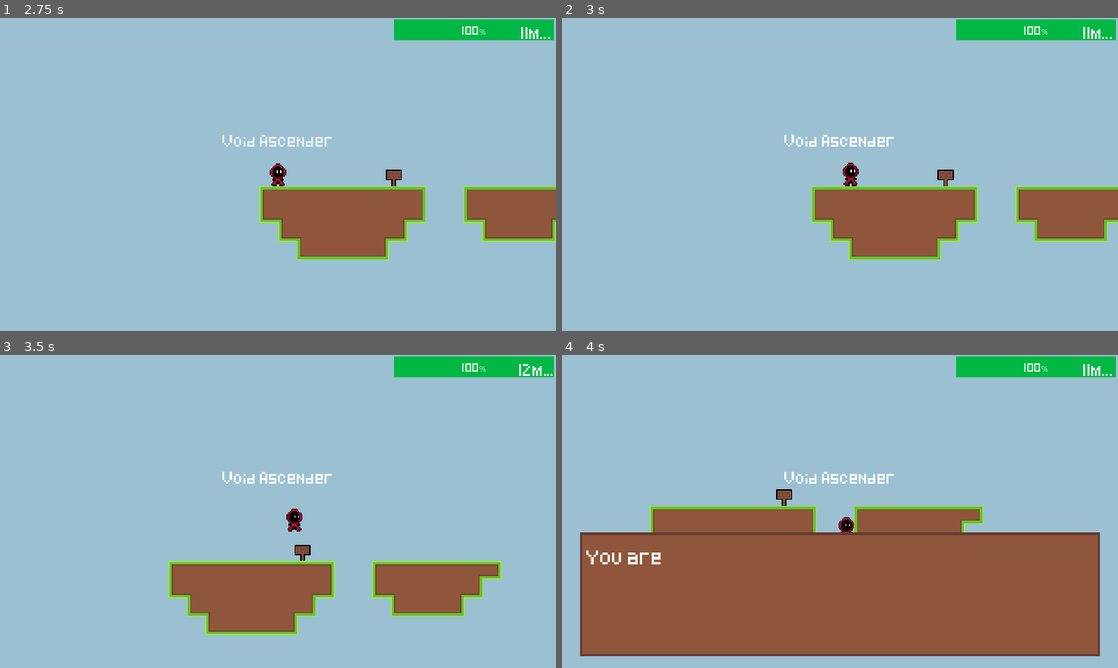
Above: before the commit, frames 1-4 (two rows, left to right).
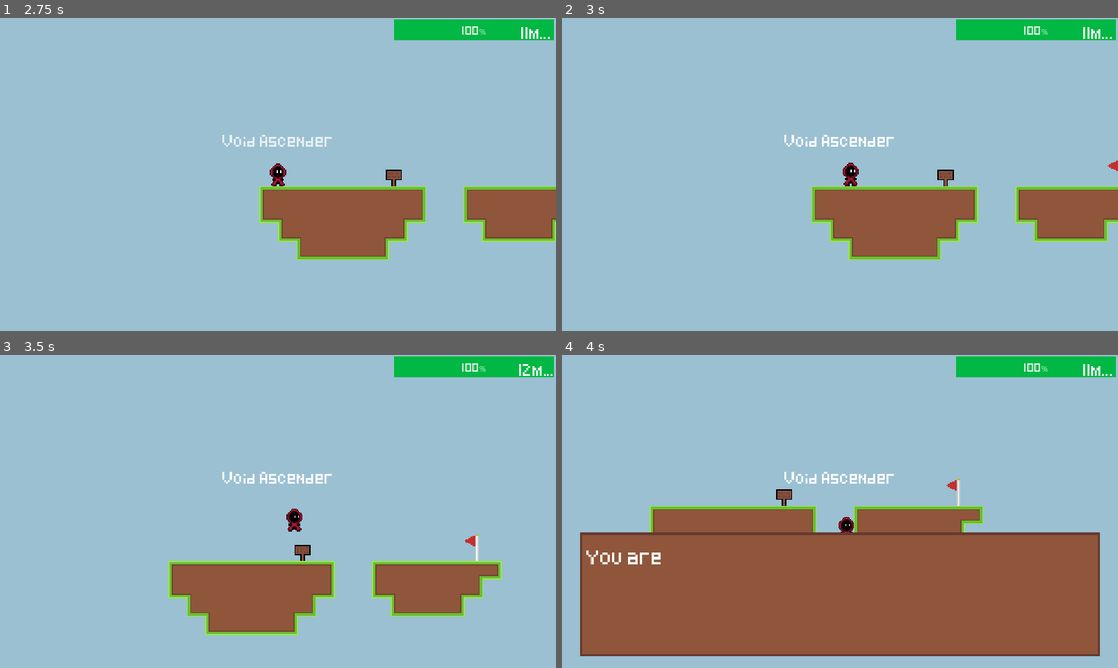
Above: after the commit, the same moments.

Repository: StormLight14/void-ascender
Game: Godot game, scene res://ui/menu/menu_ui.tscn
Two runs of this game, one before a commit and one after it. Both use one fixed random seed, a clock stepped at 60 frames per second and the inputs below. Sound files missing from this copy of the repository are replaced by a short silence.
Inputs:
- Up to frame 1 (2.75 s): click "LEVELS" at 0.5 s; click "Tutorial Level" at 1.25 s; click "START FROM BEGINNING" at 2 s
- Up to frame 2 (3 s): hold D (right) from 2.78 s (still down); hold Shift (climb) from 2.78 s (still down)
- Up to frame 3 (3.5 s): keep holding D (right); keep holding Shift (climb); tap Space (jump) at 3.02 s
- Up to frame 4 (4 s): keep holding D (right); release Shift (climb) at 3.53 s; tap E (interact) at 3.6 s; tap Space (jump) at 3.77 s

Frame 1 is identical in both runs. In frame 2, less than 0.1% of the frame differs, in the area x 98-100%, y 45-49%; in frame 3, less than 0.1%, in the area x 83-87%, y 57-66%; in frame 4, less than 0.1%.

Commit message:
fix loading of checkpoint position

Diff:
--- a/autoloads/Global.gd
+++ b/autoloads/Global.gd
@@ -2,33 +2,24 @@
 
 var ui_open = false
 var in_game = false
+var continue_from_checkpoint = false
+var current_level = "0"
 
 var level_data = {
-	0: { # tutorial
+	"0": { # tutorial
 		"completed": false,
-		"last_checkpoint": Vector2(0, 0)
+		"last_checkpoint": null
 	},
-	1: {
+	"1": {
 		"completed": false,
-		"last_checkpoint": Vector2(0, 0)
+		"last_checkpoint": null
 	},
-	2: {
+	"2": {
 		"completed": false,
-		"last_checkpoint": Vector2(0, 0)
+		"last_checkpoint": null
 	},
 }
 var deaths = 0
-
-func _process(_delta):
-	if Input.is_action_just_pressed("ui_cancel") and in_game:
-		if ui_open == false:
-			ui_open = true
-			%PauseUI.visible = true
-			get_tree().paused = true
-		elif %PauseUI.visible == true:
-			%PauseUI.visible = false
-			ui_open = false
-			get_tree().paused = false
 
 func broadcast(messages, seconds = 5, font_size = 8, offset = Vector2(0, -30)):
 	%BroadcastLabel.text = messages[0]
@@ -63,5 +54,9 @@
 		print("JSON Parse Error: ", json.get_error_message(), " in ", save_file.get_as_text(), " at line ", json.get_error_line())
 		return
 
-	level_data = json["level_data"]
-	deaths = json["deaths"]
+	var save_data = json.get_data()
+	level_data = save_data["level_data"]
+	for level in level_data:
+		if level_data[level].last_checkpoint:
+			level_data[level].last_checkpoint = str_to_var("Vector2" + level_data[level].last_checkpoint)
+	deaths = int(save_data["deaths"])
--- a/level/level.gd
+++ b/level/level.gd
@@ -52,3 +52,5 @@
 	checkpoint.capture()
 	player_spawn = checkpoint.global_position
 	the_void.set_reset_position(checkpoint.global_position)
+	Global.level_data[Global.current_level].last_checkpoint = checkpoint.global_position
+	Global.save_game()
--- a/level/levels/tutorial.tscn
+++ b/level/levels/tutorial.tscn
@@ -1,14 +1,18 @@
-[gd_scene load_steps=5 format=3 uid="uid://bhcclvryqg1yr"]
+[gd_scene load_steps=6 format=3 uid="uid://bhcclvryqg1yr"]
 
 [ext_resource type="PackedScene" uid="uid://c8xrrjcryhhv" path="res://level/level.tscn" id="1_qlds4"]
 [ext_resource type="Texture2D" uid="uid://cgx8trbatcdeq" path="res://assets/backgrounds/sky_bg.png" id="2_gbcy5"]
 [ext_resource type="PackedScene" uid="uid://cvyicici3u1vt" path="res://objects/sign.tscn" id="3_0xh6f"]
+[ext_resource type="PackedScene" uid="uid://q1446pk3jgsj" path="res://level/checkpoint.tscn" id="3_4read"]
 [ext_resource type="PackedScene" uid="uid://c0cblr6ryv046" path="res://event_triggers/broadcast_trigger.tscn" id="4_5mt8t"]
 
 [node name="Level" instance=ExtResource("1_qlds4")]
 
 [node name="StaticBackground" parent="ParallaxBackground" index="0"]
 texture = ExtResource("2_gbcy5")
+
+[node name="Checkpoint" parent="Checkpoints" index="0" instance=ExtResource("3_4read")]
+position = Vector2(248, 21)
 
 [node name="Sign" parent="Objects" index="0" instance=ExtResource("3_0xh6f")]
 position = Vector2(100, 24)
--- a/player/player.gd
+++ b/player/player.gd
@@ -32,7 +32,8 @@
 
 func _ready():
 	Global.in_game = true
-
+	if Global.continue_from_checkpoint:
+		global_position = Global.level_data[Global.current_level].last_checkpoint
 	animated_sprite_2d.play("idle")
 	update_climb_ui()
 	stamina_bar.max_value = MAX_STAMINA
--- a/ui/level_button.gd
+++ b/ui/level_button.gd
@@ -5,4 +5,4 @@
 signal level_pressed(level_scene)
 
 func _on_pressed():
-	level_pressed.emit(level_scene)
+	level_pressed.emit(str(name), level_scene)
--- a/ui/level_select.gd
+++ b/ui/level_select.gd
@@ -6,13 +6,14 @@
 func _ready():
 	for button in get_tree().get_nodes_in_group("LevelButton"):
 		button.level_pressed.connect(level_pressed)
-		var level = int(str(button.name))
-		if level > 0:
+		var level = str(button.name)
+		if int(level) > 0:
 			# button disabled if previous level not completed
 			button.disabled = not Global.level_data[level].completed
 
-func level_pressed(level):
-	level_scene = level
+func level_pressed(level, scene):
+	Global.current_level = level
+	level_scene = scene
 	%Start.disabled = false
 	%Continue.disabled = false
 
@@ -20,4 +21,6 @@
 	get_tree().change_scene_to_packed(level_scene)
 
 func _on_continue_pressed():
-	pass # Replace with function body.
+	if Global.level_data[Global.current_level].last_checkpoint:
+		Global.continue_from_checkpoint = true
+		get_tree().change_scene_to_packed(level_scene)
--- /dev/null
+++ b/ui/pause_ui.gd
@@ -0,0 +1,27 @@
+extends Control
+
+func _process(_delta):
+	if Input.is_action_just_pressed("ui_cancel") and Global.in_game:
+		toggle_pause_menu()
+
+func toggle_pause_menu():
+	if Global.ui_open == false:
+		Global.ui_open = true
+		%PauseUI.visible = true
+		get_tree().paused = true
+	elif %PauseUI.visible == true:
+		%PauseUI.visible = false
+		Global.ui_open = false
+		get_tree().paused = false
+
+func _on_resume_pressed():
+	toggle_pause_menu()
+
+func _on_save_pressed():
+	Global.save_game()
+
+func _on_quit_pressed():
+	Global.save_game()
+	Global.in_game = false
+	toggle_pause_menu()
+	get_tree().change_scene_to_file("res://ui/menu/menu_ui.tscn")
--- a/ui/pause_ui.tscn
+++ b/ui/pause_ui.tscn
@@ -1,6 +1,7 @@
-[gd_scene load_steps=2 format=3 uid="uid://dhkqo57cau63"]
+[gd_scene load_steps=3 format=3 uid="uid://dhkqo57cau63"]
 
 [ext_resource type="Theme" uid="uid://cmdts4siji57p" path="res://assets/themes/main/main_theme.tres" id="1_hklnr"]
+[ext_resource type="Script" path="res://ui/pause_ui.gd" id="1_vvoem"]
 
 [node name="PauseUI" type="Control"]
 layout_mode = 3
@@ -9,6 +10,7 @@
 anchor_bottom = 1.0
 grow_horizontal = 2
 grow_vertical = 2
+script = ExtResource("1_vvoem")
 
 [node name="ColorRect" type="ColorRect" parent="."]
 layout_mode = 1
@@ -44,12 +46,16 @@
 theme = ExtResource("1_hklnr")
 text = "RESUME"
 
-[node name="Settings" type="Button" parent="CenterContainer/VBoxContainer"]
+[node name="Save" type="Button" parent="CenterContainer/VBoxContainer"]
 layout_mode = 2
 theme = ExtResource("1_hklnr")
-text = "SETTINGS"
+text = "SAVE GAME"
 
 [node name="Quit" type="Button" parent="CenterContainer/VBoxContainer"]
 layout_mode = 2
 theme = ExtResource("1_hklnr")
-text = "QUIT LEVEL"
+text = "QUIT"
+
+[connection signal="pressed" from="CenterContainer/VBoxContainer/Resume" to="." method="_on_resume_pressed"]
+[connection signal="pressed" from="CenterContainer/VBoxContainer/Save" to="." method="_on_save_pressed"]
+[connection signal="pressed" from="CenterContainer/VBoxContainer/Quit" to="." method="_on_quit_pressed"]
